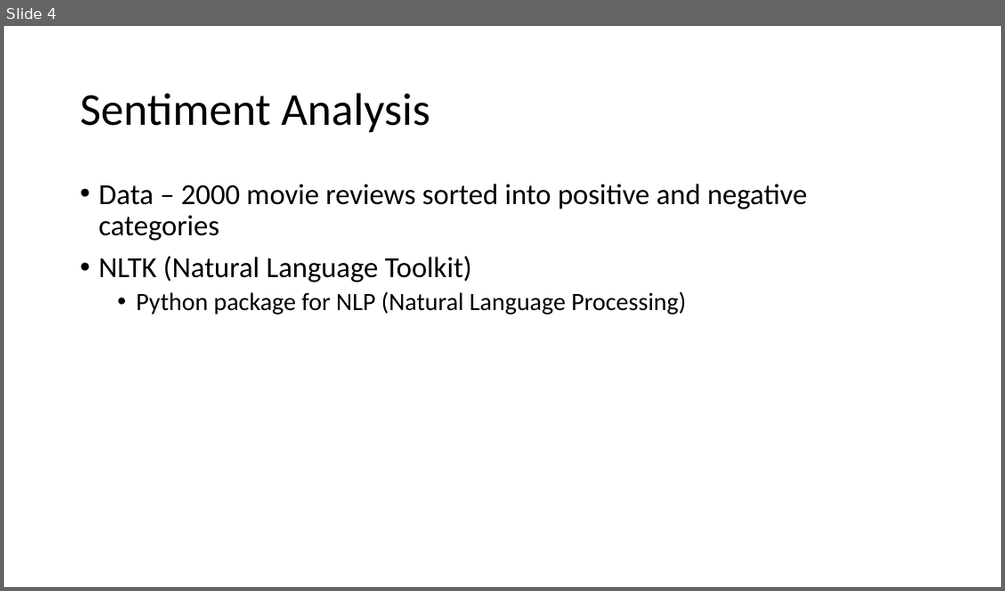
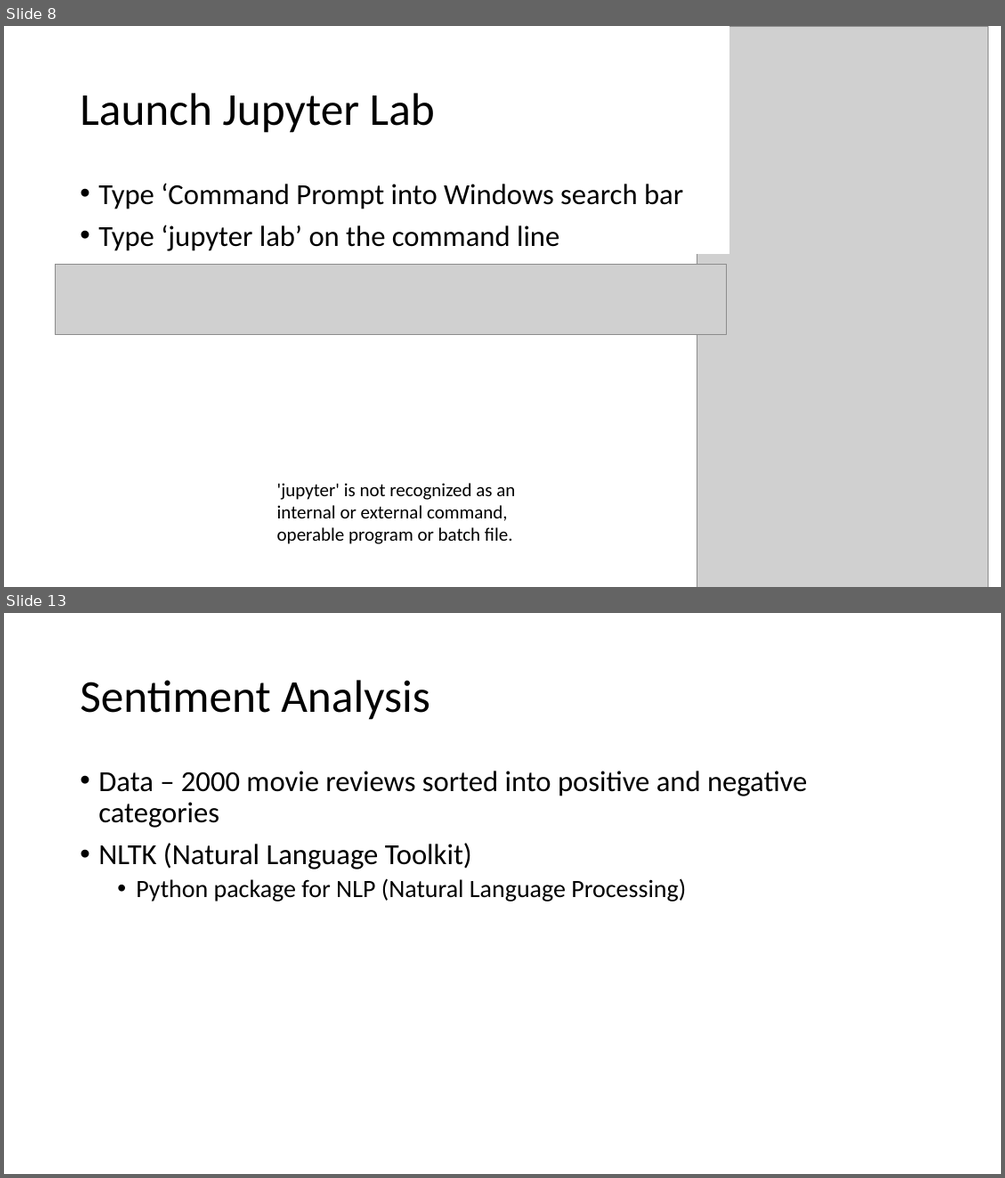
Before and after one commit to theresa-leehq/text-analysis-draft, a slide deck: Text Analysis in Python.pptx. Shown one above the other, each under a label of ours: slide 4 before the commit, slides 8 and 13 after it; the slides between them are not shown. The pictures are 1005x591 and 1005x1178 pixels, drawn with LibreOffice and Linux fonts; fonts in the diff are those of the drawing; grey boxes stand for pictures. Boxes give left, top, right and bottom in pixels: in the first picture for what was removed or moved away, otherwise in the second. Text is boxed around its words. In the diff, an @@ line names an element or a change of style, - is before the commit and + after.

```diff
--- a/Text Analysis in Python.pptx
+++ b/Text Analysis in Python.pptx
@@ slide 8 added at [4,26,1001,587], background #FFFFFF @@
@@ rectangle added at [687,26,728,253], fill #FFFFFF, outline #FFFFFF 1 pt @@
@@ picture added at [697,26,988,587] @@
@@ title added at [80,93,435,133], 44 pt, text #000000 @@
+Launch Jupyter Lab
@@ text added at [98,183,683,251], 28 pt, text #000000 @@
+• Type ‘Command Prompt into Windows search bar
+• Type ‘jupyter lab’ on the command line
@@ picture added at [55,265,727,335] @@
@@ text added at [277,483,515,544], 18 pt, text #000000 @@
+'jupyter' is not recognized as an internal or external command,
+operable program or batch file.
@@ what was slide 4 is now slide 13 @@
```
Also in this commit, not shown: 4 slides changed, 25 other slides added, 4 slides removed, 2 other files.
